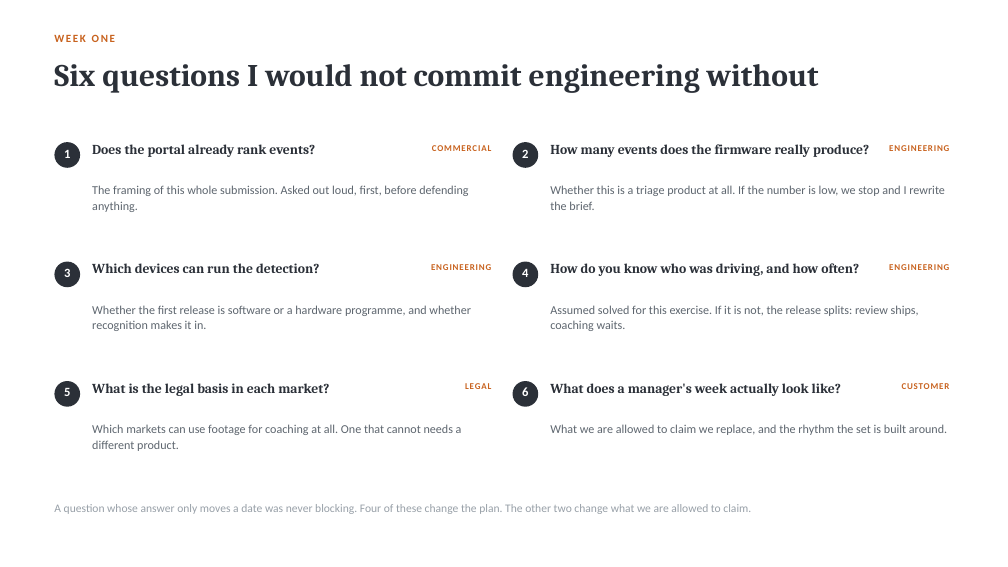
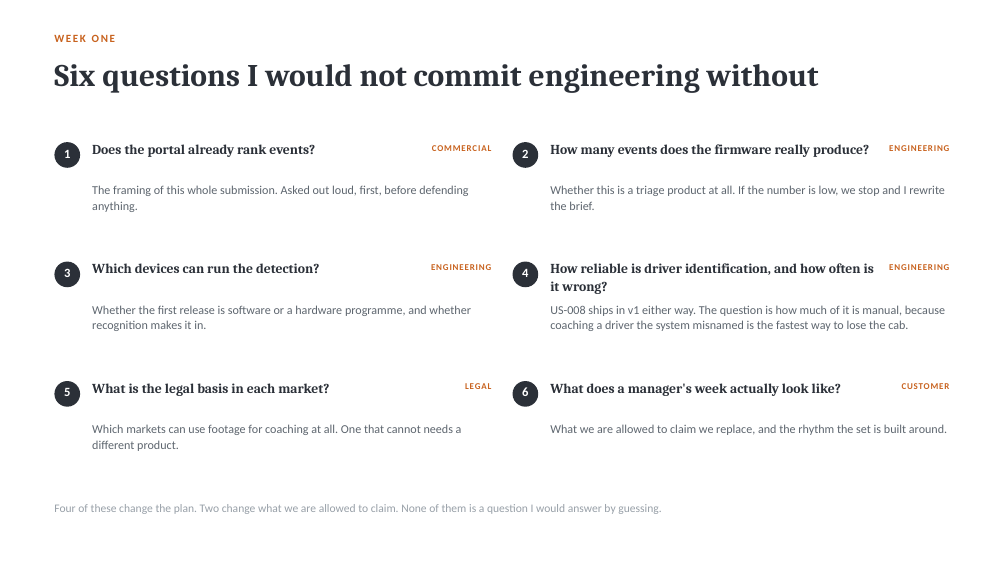
Before and after one commit to dannydaley76/cameramatics-product-brain, a slide deck: slide 16 of deck/cameramatics-danny-daley.pptx. Drawn at 1008x567 pixels with LibreOffice and Linux fonts; fonts in the diff are those of the drawing. Boxes give left, top, right and bottom in pixels: in the first picture for what was removed or moved away, otherwise in the second. Text is boxed around its words. In the diff, an @@ line names an element or a change of style, - is before the commit and + after.

```diff
--- a/deck/cameramatics-danny-daley.pptx
+++ b/deck/cameramatics-danny-daley.pptx
@@ text at box(550, 263, 874, 294): text changed @@
-How do you know who was driving, and how often?
+How reliable is driver identification, and how often is it wrong?
@@ text at box(550, 305, 945, 331): text changed @@
-Assumed solved for this exercise. If it is not, the release splits: review ships, coaching waits.
+US-008 ships in v1 either way. The question is how much of it is manual, because coaching a driver the system misnamed is the fastest way to lose the cab.
@@ text at box(54, 504, 661, 514): text changed @@
-A question whose answer only moves a date was never blocking. Four of these change the plan. The other two change what we are allowed to claim.
+Four of these change the plan. Two change what we are allowed to claim. None of them is a question I would answer by guessing.
```
Also in this commit, not shown: 11 other slides changed, 9 other files.
